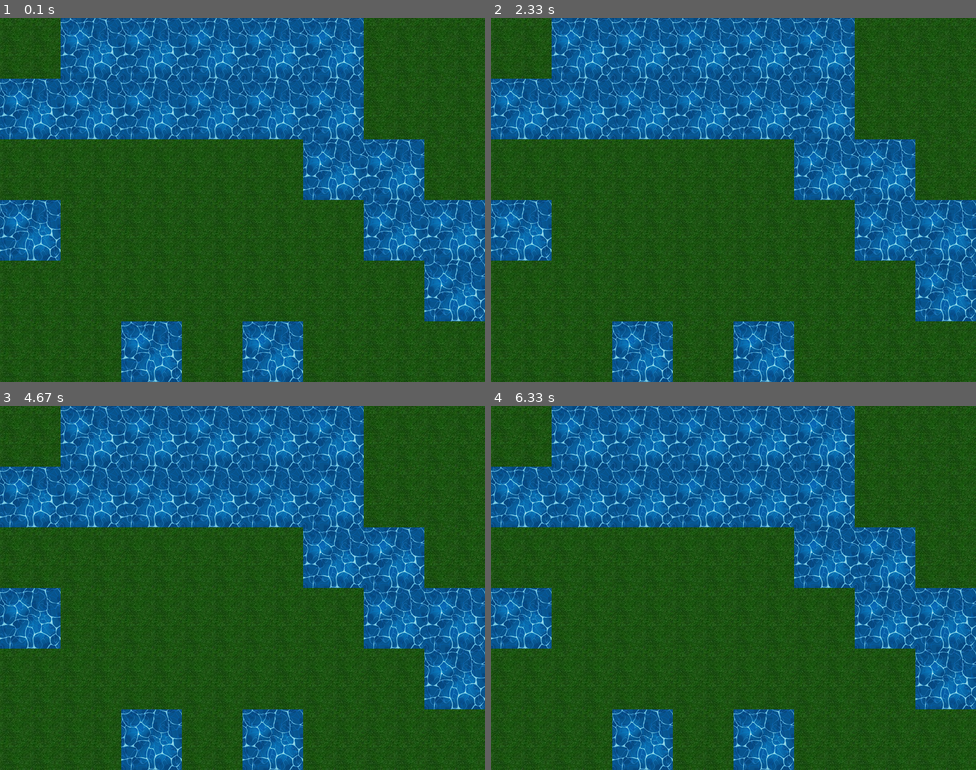
Above: before the commit, frames 1-4 (two rows, left to right).
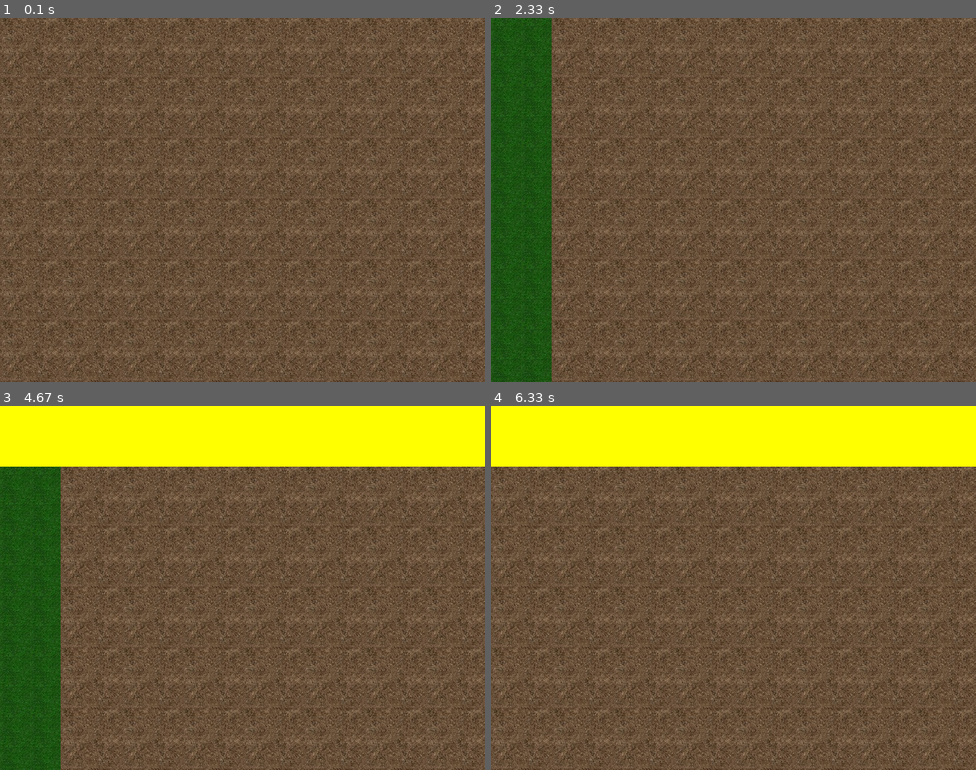
Above: after the commit, the same moments.

Repository: jadsonlucio/Pygame-examples
Game: pygame game, started from pygame_procedural_world/pyapp.py
The game is run twice, just before and just after one commit, with the same random seed, the same clock (stepped at 60 frames per second) and the same inputs.
Inputs:
- Up to frame 1 (0.1 s): no input
- Up to frame 2 (2.33 s): hold Right 0.33-0.8 s; hold Up 0.83-1.13 s; hold Left 1.67-2.2 s; hold Down from 2.23 s (still down)
- Up to frame 3 (4.67 s): release Down at 2.53 s; hold Left 2.57-2.97 s; hold Up 3-3.37 s; hold Right 3.4-4.03 s; hold Down 4.07-4.43 s; hold Left from 4.47 s (still down)
- Up to frame 4 (6.33 s): release Left at 4.93 s; hold Right 4.97-5.43 s; hold Up 5.47-5.77 s; hold Left from 6.3 s (still down)

The runs differ from the first frame. In frame 1, 100% of the frame differs, in the area x 0-100%, y 0-100%; in frame 2, 92%; in frame 3, 94%; in frame 4, 100%.

Commit message:
add maze world generation

Diff:
--- a/character_rotate_movement/movement.py
+++ b/character_rotate_movement/movement.py
@@ -7,11 +7,8 @@
     def __init__(self, master, pos_x, pos_y, width=32, height=32):
 
         self.image = pygame.Surface((width, height))
+        self.rect = pygame.Rect(pos_x, pos_y, width, height)
         self.original_image = self.image
-        self.pos_x = pos_x
-        self.pos_y = pos_y
-        self.width = width
-        self.height = height
         self.master = master
         self.angle = self.set_angle()
         self.font = pygame.font.SysFont("Arial", 20, bold=True)
@@ -19,25 +16,19 @@
 
     def update(self):
         self.set_angle()
-        # self.rotate()
+        self.rotate()
         self.draw()
 
     def draw(self):
         self.master.blit(self.font.render(str(round(self.angle, 2)), False, (0, 0, 0)), (0, 0))
-        self.master.blit(self.image, (self.pos_x, self.pos_y))
-        pygame.draw.line(self.master, (255, 255, 255), self.get_center_pos(), self.mouse_pos)
-
-    def get_pos(self):
-        return (self.pos_x, self.pos_y)
-
-    def get_center_pos(self):
-        return (self.pos_x + (self.width / 2), self.pos_y + (self.height / 2))
+        self.master.blit(self.image, self.rect)
+        pygame.draw.line(self.master, (255, 255, 255), self.rect.center, self.mouse_pos)
 
     def set_angle(self):
         self.mouse_pos = pygame.mouse.get_pos()
-        pos = self.get_center_pos()
-        dx = self.mouse_pos[0] - pos[0]
-        dy = self.mouse_pos[1] - pos[1]
+        center = self.rect.center
+        dx = self.mouse_pos[0] - center[0]
+        dy = self.mouse_pos[1] - center[1]
         d = math.atan2(-dy, dx)
         d %= 2 * math.pi
 
@@ -45,6 +36,7 @@
 
     def rotate(self):
         self.image = pygame.transform.rotate(self.original_image, self.angle)
+        self.rect = self.image.get_rect()
 
     def move(self, event):
         if event.type == pygame.KEYDOWN:
--- a/pygame_procedural_world/map_generation.py
+++ b/pygame_procedural_world/map_generation.py
@@ -32,7 +32,7 @@
 
 
 def generate_map(dimention, num_tunnels, max_tunnel_lenght):
-    matrix = np.zeros(dimention, dtype = int)
+    matrix = np.zeros(dimention, dtype = object)
     corr_pos = (0,0)
     for cont_tunnel in range(num_tunnels):
         corr_pos = random_walk(matrix, corr_pos, max_tunnel_lenght)
@@ -41,6 +41,39 @@
     return matrix
 
 
+def set_block_type(posX, posY, matrix):
+    dict_count = {
+        "grass"  : 1,
+        "water"  : 1
+    }
+
+    jump_array = [-1,1,0]
+    for jump_x in jump_array:
+        for jump_y in jump_array:
+            new_posX = posX + jump_x
+            new_posY = posY + jump_y
+            if is_valid_pos(new_posX, new_posY, matrix.shape):
+                block_type = matrix[new_posX][new_posY]
+                if block_type:
+                    dict_count[block_type] = dict_count[block_type] + 1
+
+    sum_houses = sum(dict_count.values())
+    p = [cont/sum_houses for cont in dict_count.values()]
+    matrix[posX][posY] = np.random.choice(["grass","water"], p = p)
+
+
+def generate_map_2(posX, posY, matrix):
+    jump_array = [-1,1,0]
+    for jump_x in jump_array:
+        for jump_y in jump_array:
+            new_posX = posX + jump_x
+            new_posY = posY + jump_y
+            matrix_shape = matrix.shape
+            if is_valid_pos(new_posX, new_posY, matrix_shape):
+                if not matrix[new_posX][new_posY]:
+                    set_block_type(new_posX, new_posY, matrix)
+                    set_matrix(new_posX, new_posY, matrix)
+
 if __name__ == "__main__":
     matrix = generate_map((10,10), 10, 10)
     print(matrix)
--- a/pygame_procedural_world/pyapp.py
+++ b/pygame_procedural_world/pyapp.py
@@ -4,50 +4,26 @@
 from pygame.locals import *
 
 from world import RPG_map
+from map_generation import generate_map
 from pysurface import Pygame_canvas
 
 is_valid = lambda new_pos, matrix_size :True if new_pos >= 0 and new_pos < matrix_size else False
 is_valid_pos = lambda posX,posY,matrix_shape : True if is_valid(posX, matrix_shape[0]) and is_valid(posY, matrix_shape[1]) else False
 
-def set_block_type(posX, posY, matrix):
-    dict_count = {
-        "grass"  : 1,
-        "water"  : 1
-    }
 
-    jump_array = [-1,1,0]
-    for jump_x in jump_array:
-        for jump_y in jump_array:
-            new_posX = posX + jump_x
-            new_posY = posY + jump_y
-            if is_valid_pos(new_posX, new_posY, matrix.shape):
-                block_type = matrix[new_posX][new_posY]
-                if block_type:
-                    dict_count[block_type] = dict_count[block_type] + 1
-
-    sum_houses = sum(dict_count.values())
-    p = [cont/sum_houses for cont in dict_count.values()]
-    matrix[posX][posY] = np.random.choice(["grass","water"], p = p)
-
-
-def set_matrix(posX, posY, matrix):
-    jump_array = [-1,1,0]
-    for jump_x in jump_array:
-        for jump_y in jump_array:
-            new_posX = posX + jump_x
-            new_posY = posY + jump_y
-            matrix_shape = matrix.shape
-            if is_valid_pos(new_posX, new_posY, matrix_shape):
-                if not matrix[new_posX][new_posY]:
-                    set_block_type(new_posX, new_posY, matrix)
-                    set_matrix(new_posX, new_posY, matrix)
 
 def build_environment_matrix(shape, objects_graph):
     matrix_objects = np.empty(shape, dtype = object)
-    set_matrix(0, 0, matrix_objects)
-    print(matrix_objects)
+    matrix = generate_map(shape, 600, 20)
 
-    return matrix_objects
+    for cont in range(len(matrix)):
+        for cont2 in range(len(matrix[cont])):
+            if matrix[cont][cont2] == 0:
+                matrix[cont][cont2] = "ground"
+            elif matrix[cont][cont2] == 1:
+                matrix[cont][cont2] = "grass"
+
+    return matrix
 
 def build_rpg_map(display_surface):
     grass_object = pygame.image.load("grass.jpg")
@@ -59,8 +35,8 @@
         "water": water_object,
     }
 
-    environment_matrix = build_environment_matrix((6,8), None)
-    return RPG_map((800,600), display_surface, (100,100), environment_matrix, objects_dict)
+    environment_matrix = build_environment_matrix((100,100), None)
+    return RPG_map((100*100,100*100), display_surface, (100,100), environment_matrix, objects_dict)
 
 class App():
     def __init__(self, name, width, height, debug = False):
@@ -68,8 +44,9 @@
         self._on_init(width, height)
 
         self.map = build_rpg_map(self._display)
-        self.map.pack(0,0)
+        self.map.pack(-100,-100)
         self.map.build()
+
 
     def run(self):
         self._running = True
@@ -92,6 +69,15 @@
     def on_event(self, event):
         if event.type == pygame.QUIT:
             self._running = False
+        elif event.type == pygame.KEYDOWN:
+            if event.key == pygame.K_UP:
+                self.map.camera.move(-100,0)
+            elif event.key == pygame.K_DOWN:
+                self.map.camera.move(100,0)
+            elif event.key == pygame.K_LEFT:
+                self.map.camera.move(0, 100)
+            elif event.key == pygame.K_RIGHT:
+                self.map.camera.move(0, -100)
 
     def on_loop(self):
         pass
--- a/pygame_procedural_world/world.py
+++ b/pygame_procedural_world/world.py
@@ -2,11 +2,18 @@
 
 class Camera():
     def __init__(self, map, posX, posY):
+        self.map = map
         self.posX, self.posY = posX,posY
+
+    def move(self, x, y):
+        self.posX = self.posX + x
+        self.posY = self.posY + y
+        self.map.posX = self.posX
+        self.map.posY = self.posY
 
 class RPG_map(Pygame_canvas):
     def __init__(self, map_size, display_canvas, block_size, block_matriz, objects_dict):
-
+        self.camera = Camera(self, 0, 0)
         self.display_canvas = display_canvas
         self.block_size = block_size
         self.block_matriz = block_matriz
